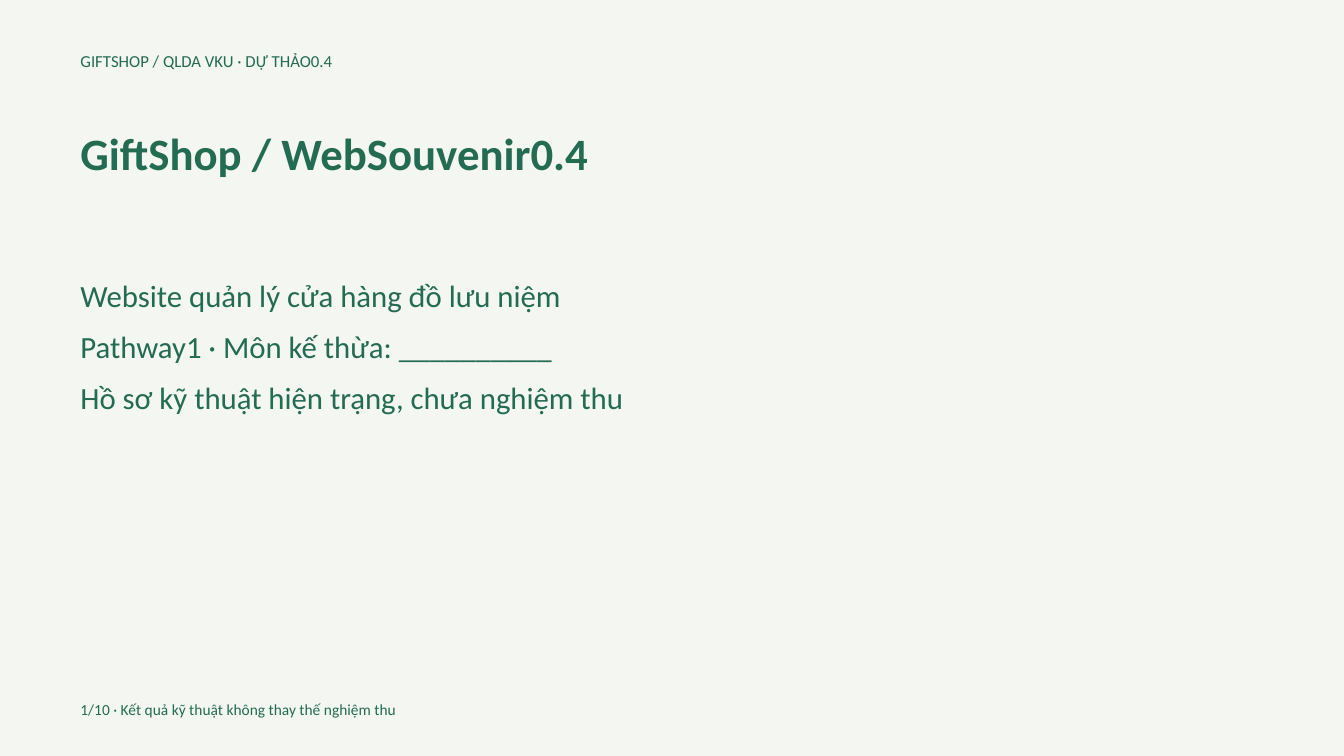
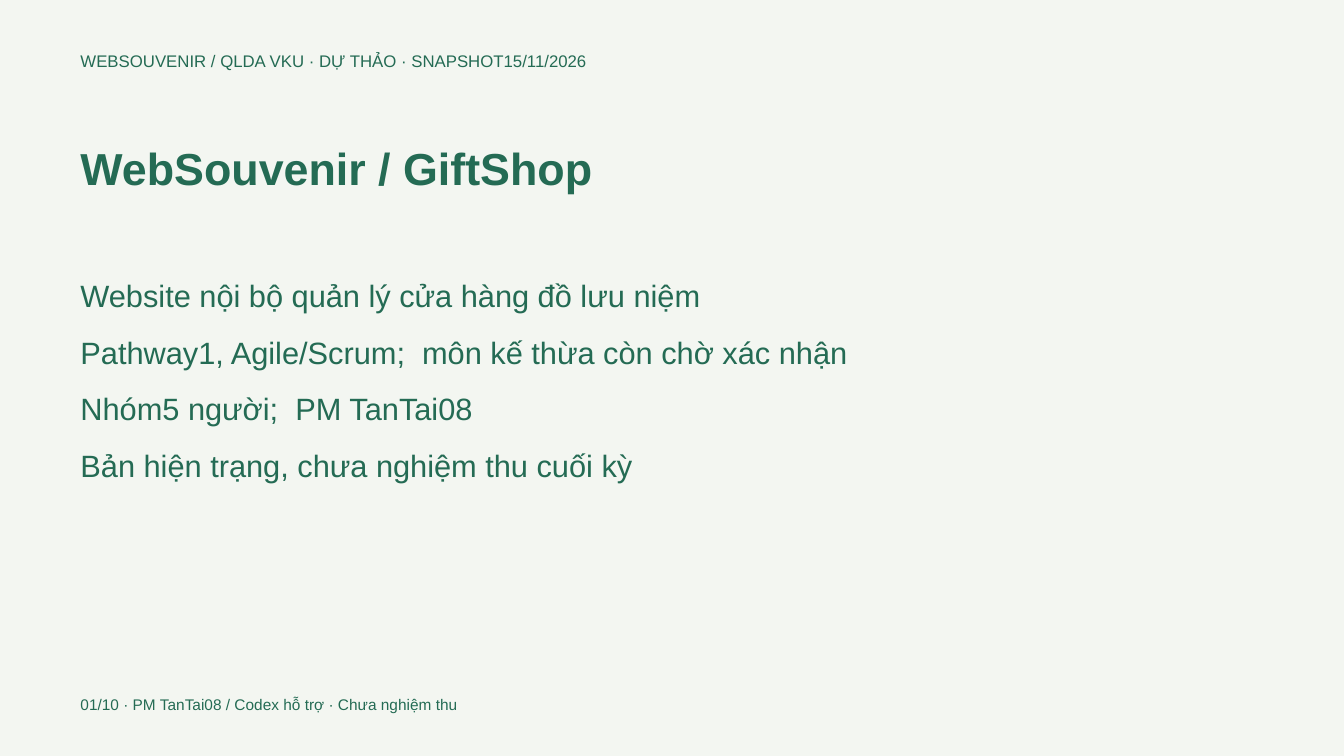
Before and after one commit to TanTai08/WebSouvenir, a slide deck: slide 1 of reports/05_Presentation_DRAFT.pptx. Drawn at 1344x756 pixels with LibreOffice and Linux fonts; fonts in the diff are those of the drawing. Boxes give left, top, right and bottom in pixels: in the first picture for what was removed or moved away, otherwise in the second. Text is boxed around its words. In the diff, an @@ line names an element or a change of style, - is before the commit and + after.

```diff
--- a/reports/05_Presentation_DRAFT.pptx
+++ b/reports/05_Presentation_DRAFT.pptx
@@ text at (x1=80, y1=53, x2=586, y2=70): text changed; font Calibri to Arial @@
-GIFTSHOP / QLDA VKU · DỰ THẢO0.4
+WEBSOUVENIR / QLDA VKU · DỰ THẢO · SNAPSHOT15/11/2026
@@ text at (x1=80, y1=152, x2=592, y2=194): text changed; font Calibri to Arial @@
-GiftShop / WebSouvenir0.4
+WebSouvenir / GiftShop
@@ text at (x1=80, y1=283, x2=847, y2=483): text changed; font Calibri to Arial @@
-Website quản lý cửa hàng đồ lưu niệm
-Pathway1 · Môn kế thừa: __________
-Hồ sơ kỹ thuật hiện trạng, chưa nghiệm thu
+Website nội bộ quản lý cửa hàng đồ lưu niệm
+Pathway1, Agile/Scrum; môn kế thừa còn chờ xác nhận
+Nhóm5 người; PM TanTai08
+Bản hiện trạng, chưa nghiệm thu cuối kỳ
@@ text at (x1=80, y1=698, x2=457, y2=713): text changed; font Calibri to Arial @@
-1/10 · Kết quả kỹ thuật không thay thế nghiệm thu
+01/10 · PM TanTai08 / Codex hỗ trợ · Chưa nghiệm thu
```
Also in this commit, not shown: 9 slides added, 9 slides removed, 41 other files.
